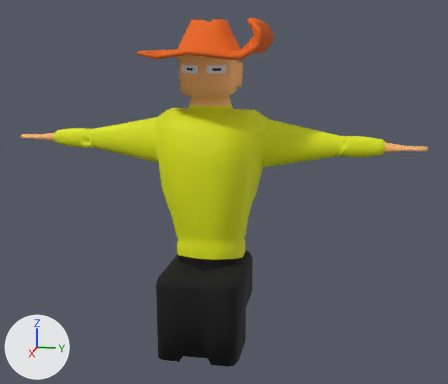
A saved change to the FBX model Assets/ssenner/Model/Character/Character_2.fbx.
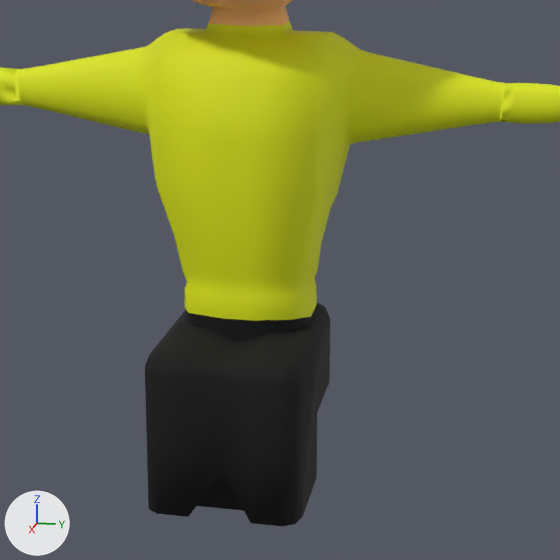
Old and new are each drawn whole from a camera (50 mm lens) standing at (6.75, 0.93, 2.24) and looking at (-0.01, -0.42, 0.55) and again close up on the part from 18% to 83% of the width and 24% to 100% of the height. The lights are fixed; the arrows at lower left show +X, +Y and +Z. Vertices at the same position are counted once.

Names of what the first close-up shows: 'Character_1.002'.
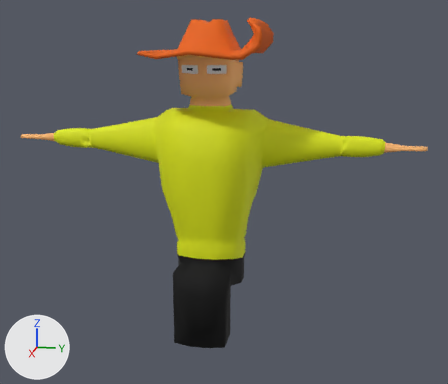
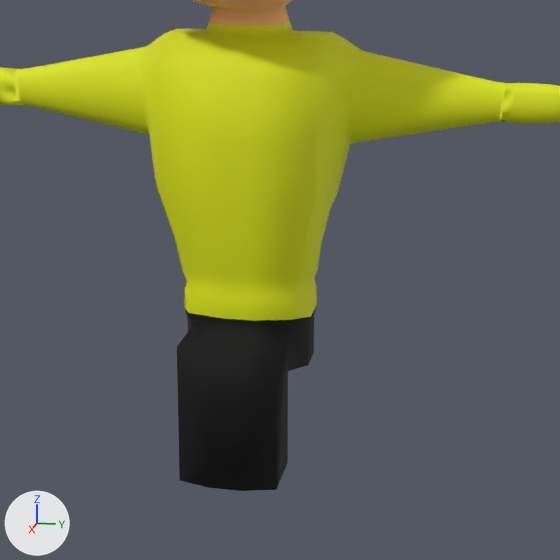
The newer file is also turned or shifted as a whole; pictures and numbers use the older file's frame.

Diff of the bpy script that builds the scene:
```diff
--- a/Assets/ssenner/Model/Character/Character_2.fbx.py
+++ b/Assets/ssenner/Model/Character/Character_2.fbx.py
@@ me_cube_008 @@
 # used by ob_character_1_002; location = (0.0, -0.574, 0.0); rotation_euler = (-1.571, 0.0, 3.142), in degrees (-90, 0, 180); scale = (-0.01, -0.01, -0.01)
-me_cube_008.from_pydata(...)  # 1241 vertices, 1220 faces; spans x -82.0..82.0, y -117.0..246.0, z -235.0..235.0
+me_cube_008.from_pydata(...)  # 1155 vertices, 1137 faces; spans x -82.0..81.0, y -106.0..246.0, z -235.0..235.0
+# me_cube_008 part 1
+# 112 vertices are removed from x -47.0..82.0, y -117.0..-22.0, z -45.0..46.0
+# 114 faces are deleted
+# 3 vertices in x 35.0, y -51.0, z -5.0..5.0 move by (32.0, 4.0, 0.0)
+# 3 vertices in x 34.0, y -31.0, z -5.0..5.0 move by (33.0, 8.0, 0.0)
+# 14 vertices move from x -15.0..35.0, y -51.0..-31.0, z -14.0..14.0 to x 33.0..67.0, y -106.0..-23.0, z -9.0..9.0
+# 8 vertices are added at x 27.0..61.0, y -106.0..-23.0, z -29.0..29.0
+# 7 new vertices lie (0.0, -28.0, 0.0) away from vertices in x -38.0..-33.0, y -23.0, z -29.0..29.0
+# 6 new vertices lie (0.0, -24.0, 0.0) away from vertices in x -13.0..27.0, y -27.0..-23.0, z -38.0..38.0
+# 5 new vertices lie (0.0, 59.0, 0.0) away from vertices in x -15.0, y -51.0, z -14.0..14.0
+# 31 new faces join them, mat_nogi (black #000000)
 me_cube_008.materials.append(mat_body)
```

Boxes [x1, y1, x2, y2] around the edits, measured in the close-ups (560 x 560 px):
'Character_1.002', reshaped: before [0, 0, 560, 526]; after [0, 0, 560, 491]
part 1 of me_cube_008, cut back: before [145, 303, 330, 526]; after [177, 317, 314, 491]
